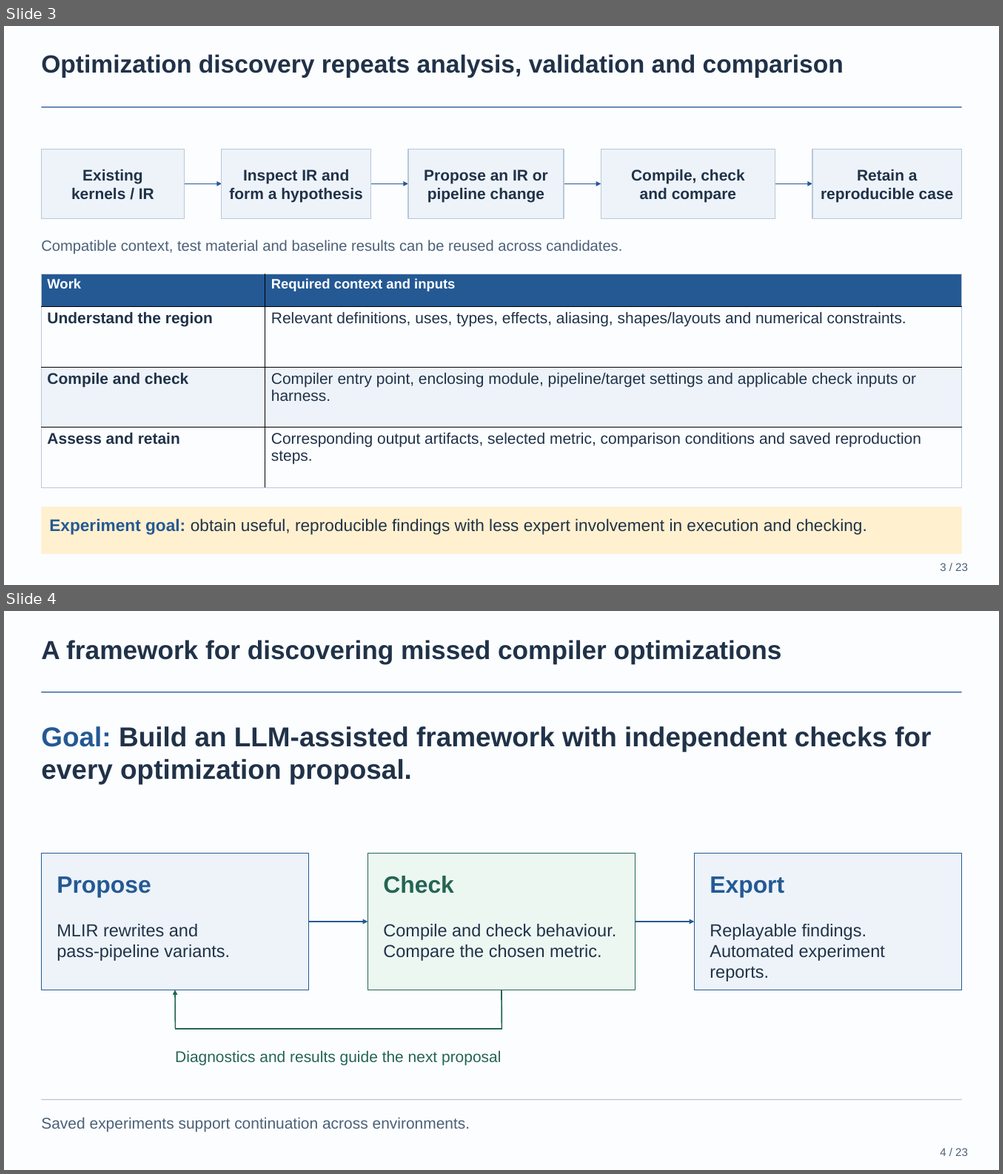
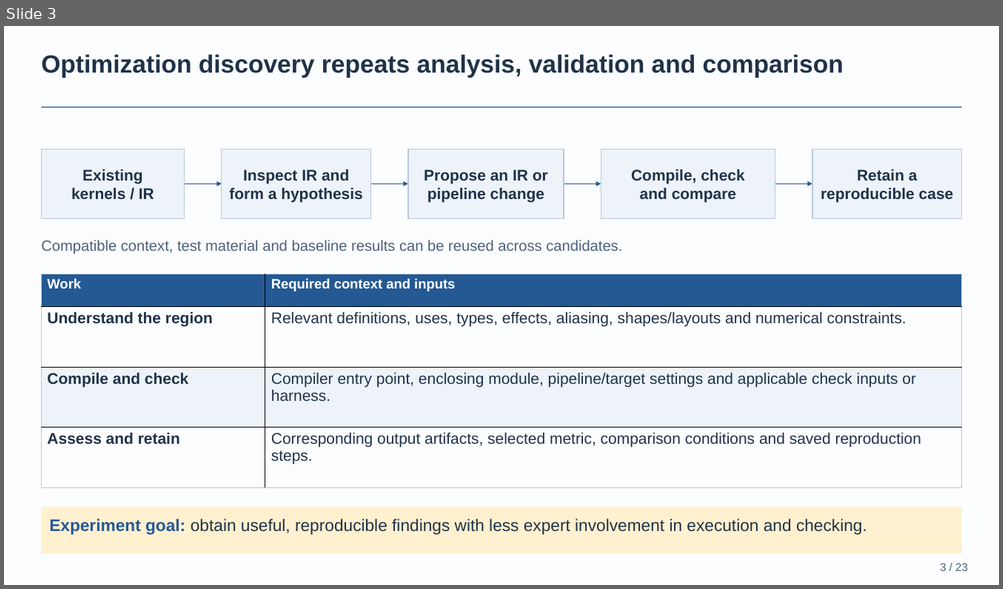
Before and after one commit to BonZirka/ascend-npu-optimization-research, a slide deck: output/ascend-optimization-pitch/ascend-optimization-technical.pptx. Shown one above the other, each under a label of ours: slides 3 and 4 before the commit, slide 3 after it. The pictures are 1003x1174 and 1003x589 pixels, drawn with LibreOffice and Linux fonts; fonts in the diff are those of the drawing. Boxes give left, top, right and bottom in pixels: in the first picture for what was removed or moved away, otherwise in the second. Text is boxed around its words. In the diff, an @@ line names an element or a change of style, - is before the commit and + after.

```diff
--- a/output/ascend-optimization-pitch/ascend-optimization-technical.pptx
+++ b/output/ascend-optimization-pitch/ascend-optimization-technical.pptx
@@ slide 4 removed at <box>4,611,999,1170</box>, background #FCFDFF @@
@@ text removed at <box>41,640,782,664</box> @@
-A framework for discovering missed compiler optimizations
@@ rectangle removed at <box>41,692,961,692</box> @@
@@ text removed at <box>41,726,930,784</box> @@
-Goal: Build an LLM-assisted framework with independent checks for every optimization proposal.
@@ rectangle removed at <box>41,853,308,990</box> @@
@@ rectangle removed at <box>367,853,634,990</box> @@
@@ rectangle removed at <box>694,853,961,990</box> @@
@@ text removed at <box>57,877,151,897</box> @@
-Propose
@@ text removed at <box>383,876,454,894</box> @@
-Check
@@ text removed at <box>709,877,784,897</box> @@
-Export
@@ text removed at <box>57,924,230,961</box> @@
-MLIR rewrites and
-pass-pipeline variants.
@@ arrow removed from (308, 922) to (367, 922) @@
@@ text removed at <box>383,924,617,961</box> @@
-Compile and check behaviour.
-Compare the chosen metric.
@@ arrow removed from (634, 922) to (694, 922) @@
@@ text removed at <box>709,924,885,982</box> @@
-Replayable findings.
-Automated experiment reports.
@@ arrow removed from (175, 1028) to (175, 990) @@
@@ line removed from (501, 990) to (501, 1028) @@
@@ line removed from (501, 1029) to (175, 1029) @@
@@ text removed at <box>175,1051,501,1066</box> @@
-Diagnostics and results guide the next proposal
@@ rectangle removed at <box>41,1099,961,1100</box> @@
@@ text removed at <box>41,1118,470,1133</box> @@
-Saved experiments support continuation across environments.
@@ text removed at <box>939,1148,967,1156</box> @@
-4 / 23
```
Also in this commit, not shown: 1 slide added, 4 other files.
